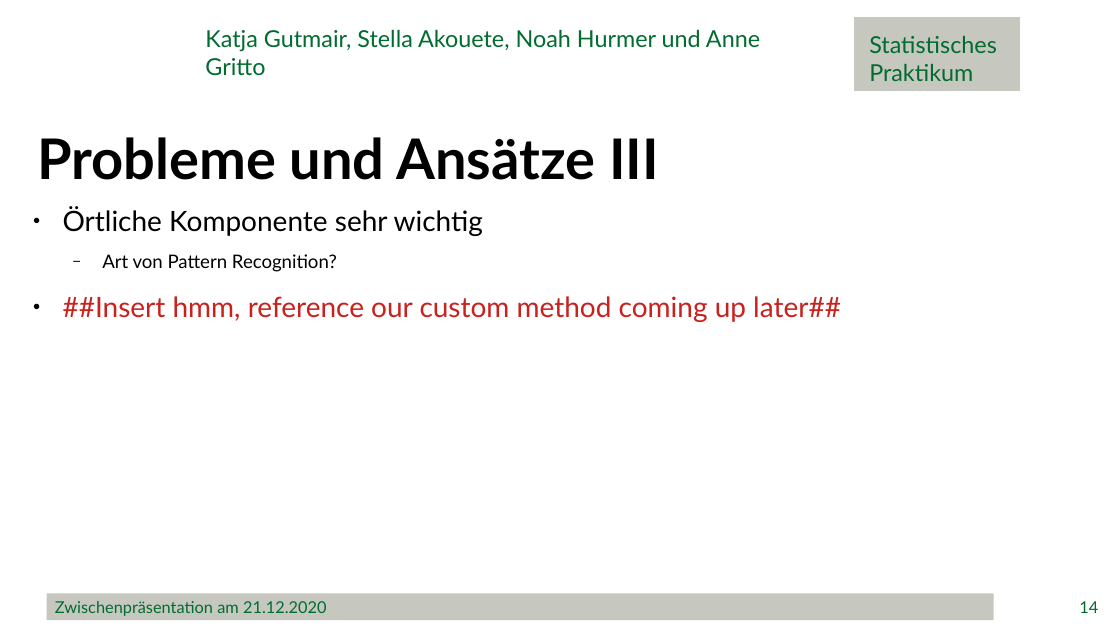
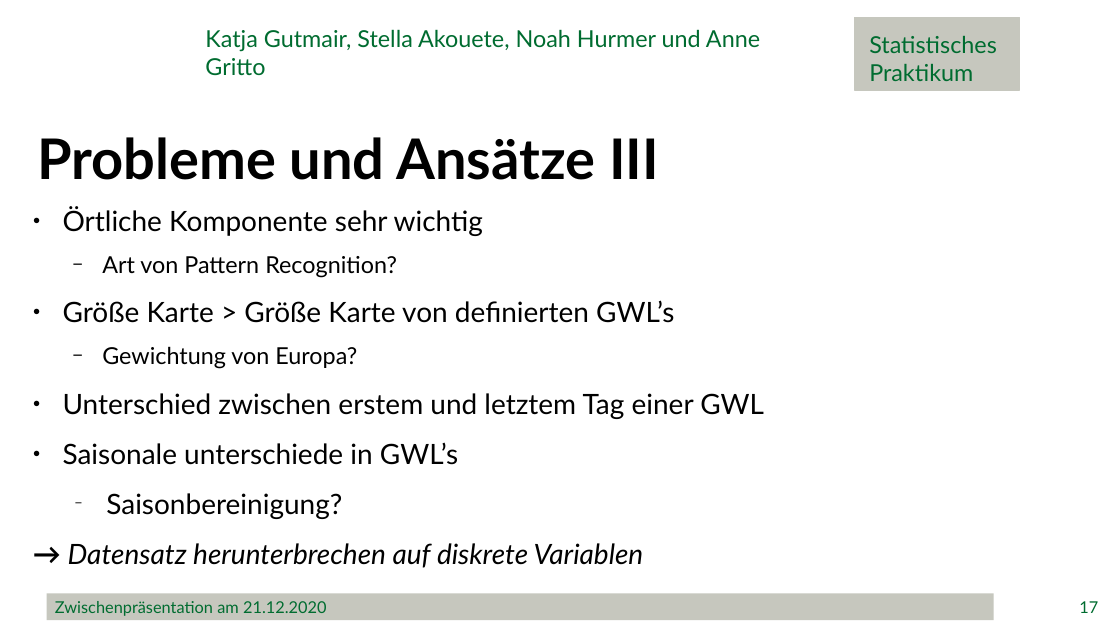
Before and after one commit to minimops/weatherFrog, a slide deck: slide 17 of ppt/Zwischenpraesentation_v1.1.pptx (slide 14 before the commit). Drawn at 1120x630 pixels with LibreOffice and Linux fonts; fonts in the diff are those of the drawing; background and template pictures are left out. Boxes give left, top, right and bottom in pixels: in the first picture for what was removed or moved away, otherwise in the second. Text is boxed around its words. In the diff, an @@ line names an element or a change of style, - is before the commit and + after.

Commit message:
zwischenpräsentation weitergemacht

```diff
--- a/ppt/Zwischenpraesentation_v1.1.pptx
+++ b/ppt/Zwischenpraesentation_v1.1.pptx
@@ text at bbox=[102, 256, 397, 278]: size 16 to 20 pt in "Art von Pattern Recognition?" @@
@@ text at bbox=[63, 300, 764, 568]: text changed; text colour #C9211E to #000000 @@
-● ##Insert hmm, reference our custom method coming up later##
+● Größe Karte > Größe Karte von definierten GWL’s
+  − Gewichtung von Europa?
+● Unterschied zwischen erstem und letztem Tag einer GWL
+● Saisonale unterschiede in GWL’s
+  − Saisonbereinigung?
+→ Datensatz herunterbrechen auf diskrete Variablen
@@ page number at bbox=[1079, 601, 1098, 613]: text changed @@
-14
+17
```
Also in this commit, not shown: 11 other slides changed, 2 slides added.
